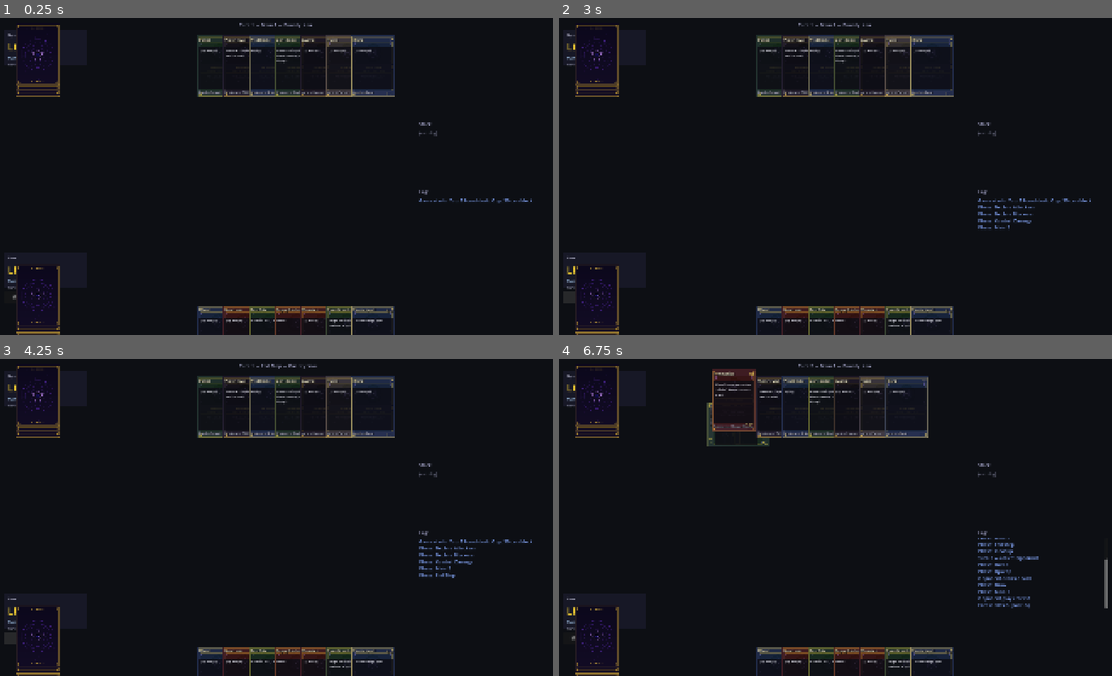
Above: before the commit, frames 1-4 (two rows, left to right).
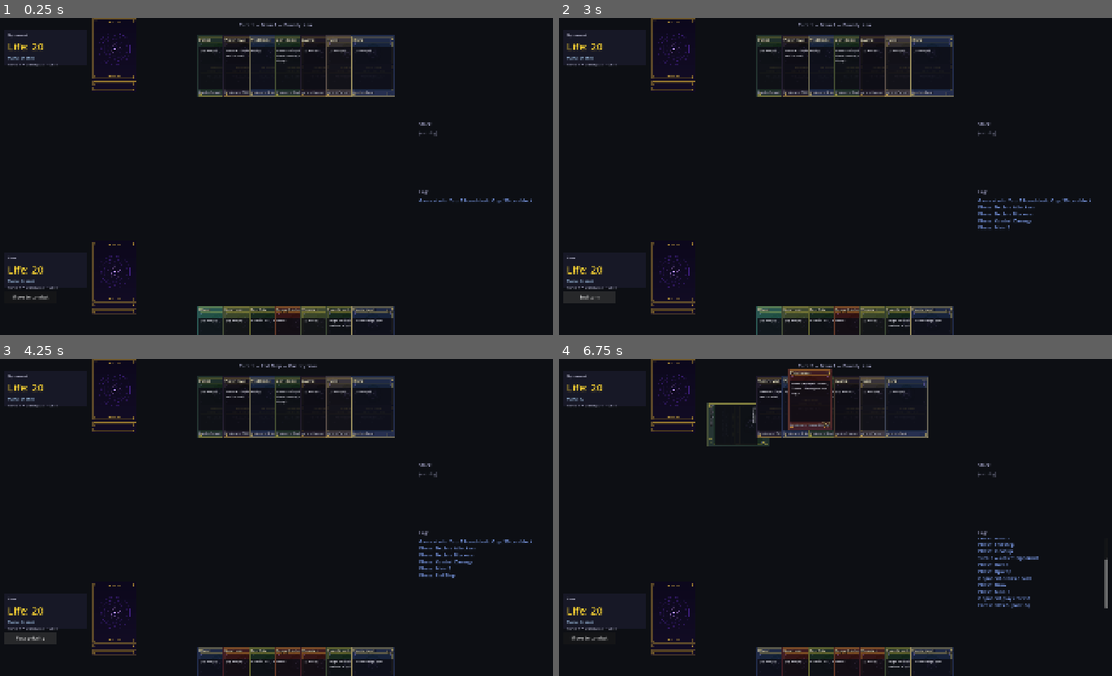
Above: after the commit, the same moments.

Repository: VoeJozzo/Magiclike
Game: Godot game, scene res://scenes/game/game_board.tscn
Two runs of this game, one before a commit and one after it. Both use one fixed random seed, a clock stepped at 60 frames per second and the inputs below.
Inputs (mouse positions are in pixels of both pictures, inside the frame that each line leads up to):
- Up to frame 1 (0.25 s): no input
- Up to frame 2 (3 s): click "Move to combat" at 0.5 s; click "Skip attack" at 1.25 s; click "Continue" at 2 s; click "Continue" at 2.75 s
- Up to frame 3 (4.25 s): click "End turn" at 3.5 s
- Up to frame 4 (6.75 s): click "Pass priority" at 4.25 s; click "Pass priority" at 5 s; click "Pass priority" at 5.75 s; tap Enter at 6.5 s; drag from (597, 406) to (890, 447) at 6.52 s

The runs differ from the first frame. In frame 1, 2.3% of the frame differs, in the area x 2-59%, y 0-100%; in frame 2, 2.5%; in frame 3, 1.9%; in frame 4, 3.4%, in the area x 2-50%, y 0-100%.

Commit message:
Fix Bloodlust trigger drain + library overlap + legality glow
Three fixes from Joe's second playtest.

1. Bug: Bloodlust Berserker's death trigger surfaced AFTER an
   unrelated Counterspell resolved, instead of immediately after combat.
   Root cause: _resolve_combat_damage fired card_dies events into
   pending_triggers via _run_sbas, but never called
   _drain_pending_triggers — so death triggers from combat sat in the
   queue until the next spell/trigger resolution drained them. Now
   _resolve_combat_damage calls drain after each SBA pass (first-strike
   step too), so death triggers go on the stack immediately while
   combat is still the "active" event.

2. Layout: opp's library pile sat at (80, 60) — directly behind the
   opp player panel at (40, 40, w=280). The card-back cascade made the
   pile visually large and occluded the panel's Life/Mana/Hand labels.
   Same on the bottom (your library at (80, 880) vs you panel at
   (40, 800)). Moved both libraries to X=340, clearing the panel
   horizontally.

3. UX/UI: green glow on legal-action cards.
   - card.gd grew a `_legality_glow` ColorRect (parallel to combat
     highlight) with `set_legality_glow(bool)`.
   - game_board.gd's `_apply_legality_glows` walks
     RulesEngine.get_legal_actions("you"), collects every source_iid,
     and tints those visuals soft-green. Covers:
       - castable spells in hand
       - playable lands in hand
       - mana-tappable lands on battlefield
       - declarable attackers during COMBAT_ATTACK
       - declarable blockers during COMBAT_BLOCK (defender side)
     Cards not in the legal set get cleared on every state_changed, so
     the glow stays in sync with mana / phase / priority changes.

All ten phase smoke tests still pass.

Co-Authored-By: Claude Opus 4.7 (1M context) <noreply@anthropic.com>

Diff:
--- a/engine/engine.gd
+++ b/engine/engine.gd
@@ -1124,6 +1124,7 @@
 	if need_first_strike:
 		_combat_damage_pass(defending, attacker_blockers, true)
 		_run_sbas()
+		_drain_pending_triggers()  # death triggers from first-strike pass
 		_check_win_conditions()
 		if _state.winner != "":
 			return
@@ -1133,6 +1134,13 @@
 	# living combatants that DIDN'T deal in pass 1.
 	_combat_damage_pass(defending, attacker_blockers, false)
 	_run_sbas()
+	# Phase 5c UI polish fix: drain death triggers from combat NOW, not
+	# during the next spell's resolution. Previously, death triggers fired
+	# into pending_triggers from _run_sbas but didn't get pushed onto the
+	# stack until the next spell/trigger resolved — leading to Bloodlust
+	# Berserker's death trigger surfacing AFTER a Counterspell on a wholly
+	# unrelated spell.
+	_drain_pending_triggers()
 	_check_win_conditions()
 
 
--- a/scenes/card.gd
+++ b/scenes/card.gd
@@ -48,6 +48,12 @@
 # selected/pending, green for committed in a block, dimmed-red for unblocked
 # attackers. Set via set_combat_highlight() from game_board's UI sync.
 var _combat_highlight: ColorRect
+# Phase 5c UI polish: green glow for cards that are legal to act on right
+# now (castable spells / playable lands / mana abilities, attackers during
+# COMBAT_ATTACK, blockers during COMBAT_BLOCK). Set via set_legality_glow()
+# each _refresh_ui. Renders as a border-style tint so it doesn't fight with
+# combat highlights.
+var _legality_glow: ColorRect
 
 
 func _ready() -> void:
@@ -84,6 +90,15 @@
 	_combat_highlight.color = Color(0, 0, 0, 0)
 	_combat_highlight.mouse_filter = MOUSE_FILTER_IGNORE
 	front_face.add_child(_combat_highlight)
+
+	# Legality glow — a green tint on cards that are legal actions right
+	# now. Lower alpha than combat highlights so it reads as "available"
+	# rather than "selected".
+	_legality_glow = ColorRect.new()
+	_legality_glow.size = card_size
+	_legality_glow.color = Color(0, 0, 0, 0)
+	_legality_glow.mouse_filter = MOUSE_FILTER_IGNORE
+	front_face.add_child(_legality_glow)
 
 	# Name banner — top of card
 	_name_label = Label.new()
@@ -303,6 +318,18 @@
 			_combat_highlight.color = Color(0, 0, 0, 0)
 
 
+# Phase 5c UI polish: set the "this card is a legal action right now" glow.
+# True = green tint; false = clear. Called from game_board._refresh_ui
+# after computing legal actions for the priority player.
+func set_legality_glow(enabled: bool) -> void:
+	if _legality_glow == null:
+		return
+	if enabled:
+		_legality_glow.color = Color(0.30, 0.95, 0.45, 0.22)  # soft green
+	else:
+		_legality_glow.color = Color(0, 0, 0, 0)
+
+
 # ─── Drag / hover overrides ────────────────────────────────────────────────
 
 # Skip the HOLDING state transition entirely. We don't use drag-to-move; all
--- a/scenes/game/game_board.gd
+++ b/scenes/game/game_board.gd
@@ -122,15 +122,17 @@
 	# creatures and lands get separate rows. Opp's battlefield flips
 	# creatures_on_top=false so opp's creatures sit at the BOTTOM of their
 	# zone (closer to combat center) and opp's lands push to the top.
-	_opp_library = _make_pile("OppLibrary", Vector2(80, 60), false)
+	# Library moved to X=340 to clear the player panel at (40, 40, w=280).
+	_opp_library = _make_pile("OppLibrary", Vector2(340, 40), false)
 	_opp_battlefield = _make_battlefield("OppBattlefield", Vector2(560, 120), false)
 	_opp_graveyard = _make_pile("OppGraveyard", Vector2(1700, 60), true)
 	_opp_hand = _make_hand("OppHand", Vector2(960, 60))
 
 	# Your row (bottom). Creatures on top (closer to center, matching opp's
-	# creatures sitting closer to center on their side).
+	# creatures sitting closer to center on their side). Library moved to
+	# X=340 so it doesn't sit on top of the you-panel.
 	_you_battlefield = _make_battlefield("YouBattlefield", Vector2(560, 560), true)
-	_you_library = _make_pile("YouLibrary", Vector2(80, 880), false)
+	_you_library = _make_pile("YouLibrary", Vector2(340, 800), false)
 	_you_graveyard = _make_pile("YouGraveyard", Vector2(1700, 880), true)
 	_you_hand = _make_hand("YouHand", Vector2(960, 980))
 
@@ -529,6 +531,11 @@
 	# creatures are pending blocker, in a committed block pair, or attacking
 	# unblocked.
 	_apply_combat_highlights(s)
+	# Phase 5c UI polish: green glow on cards that are legal to act on
+	# right now (castable spells, playable lands, mana-tappable lands,
+	# attackable creatures, blockable creatures). Walks the priority
+	# player's hand + battlefield against get_legal_actions().
+	_apply_legality_glows(s)
 
 
 # Walk attackers + blockers and tag each visual with its combat state.
@@ -566,6 +573,28 @@
 			visual.set_combat_highlight(state_name)
 
 
+# Phase 5c UI polish: green glow on every "you"-side card whose iid appears
+# in get_legal_actions("you"). Covers castable spells, playable lands,
+# tappable mana abilities, attackers during COMBAT_ATTACK, AND blockers
+# during COMBAT_BLOCK (each iid that's a legal source for any action gets
+# the glow). Glow is cleared from cards not in the legal set.
+func _apply_legality_glows(s: EngineState) -> void:
+	# Build the set of iids the player can act on right now.
+	var legal_iids: Dictionary = {}
+	for action in RulesEngine.get_legal_actions("you"):
+		var iid: int = int(action.get("source_iid", -1))
+		if iid != -1:
+			legal_iids[iid] = true
+	# Apply the glow to every visual we know about. Cards on opp's side and
+	# cards not in the legal set get cleared. Cards that ARE legal actions
+	# get the green tint.
+	for iid in _iid_to_visual.keys():
+		var visual: Card = _iid_to_visual[iid]
+		if visual == null or not visual.has_method("set_legality_glow"):
+			continue
+		visual.set_legality_glow(legal_iids.has(iid))
+
+
 # Where stack-held card visuals appear on screen. Center-ish, between the
 # two battlefields. Returned as global position so card.move() can use it
 # directly (move() works in global coordinates).
